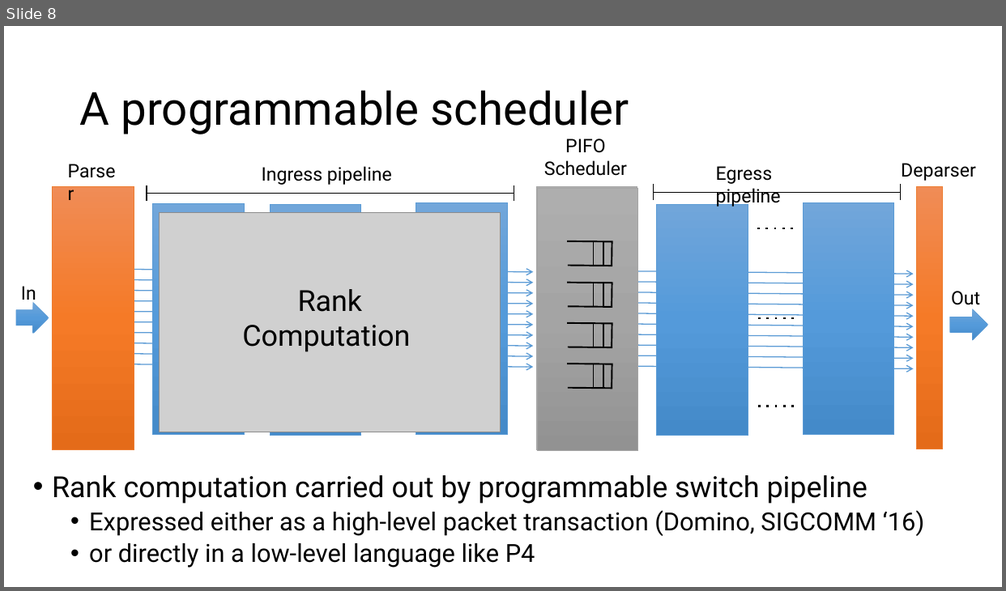
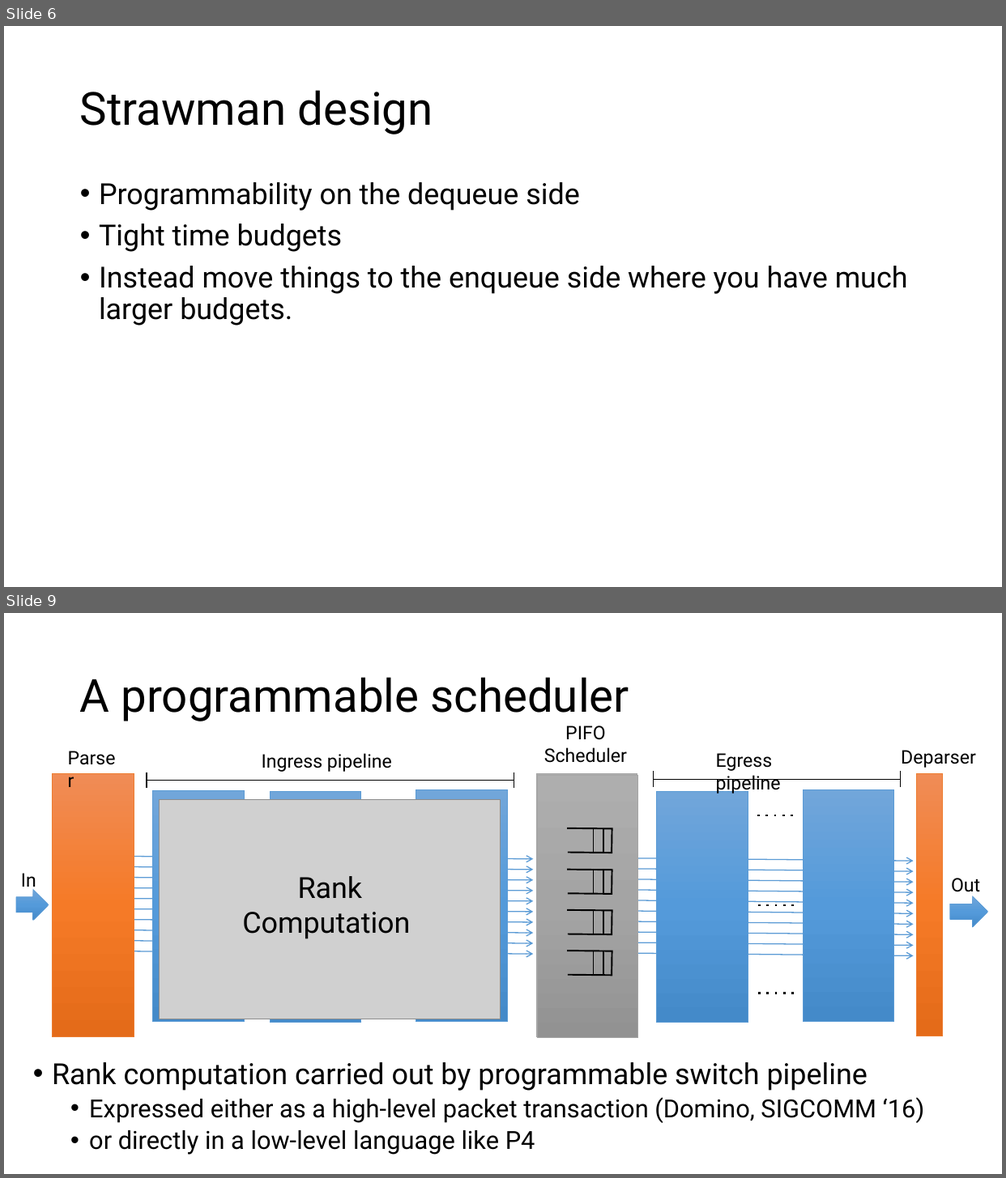
Before and after one commit to anirudhSK/pifo-domino-marple-ppts, a slide deck: pifo_sigcomm.pptx. Shown one above the other, each under a label of ours: slide 8 before the commit, slides 6 and 9 after it; the slides between them are not shown. The pictures are 1006x591 and 1006x1178 pixels, drawn with LibreOffice and Linux fonts; fonts in the diff are those of the drawing; grey boxes stand for pictures. Boxes give left, top, right and bottom in pixels: in the first picture for what was removed or moved away, otherwise in the second. Text is boxed around its words. In the diff, an @@ line names an element or a change of style, - is before the commit and + after.

```diff
--- a/pifo_sigcomm.pptx
+++ b/pifo_sigcomm.pptx
@@ slide 6 added at <box>4,26,1002,587</box>, background #FFFFFF @@
@@ title added at <box>80,90,432,135</box>, 44 pt, text #000000 @@
+Strawman design
@@ text added at <box>99,182,908,326</box>, 28 pt, text #000000 @@
+• Programmability on the dequeue side
+• Tight time budgets
+• Instead move things to the enqueue side where you have much larger budgets.
@@ what was slide 8 is now slide 9 @@
```
Also in this commit, not shown: 8 slides changed, 1 other slide added.
